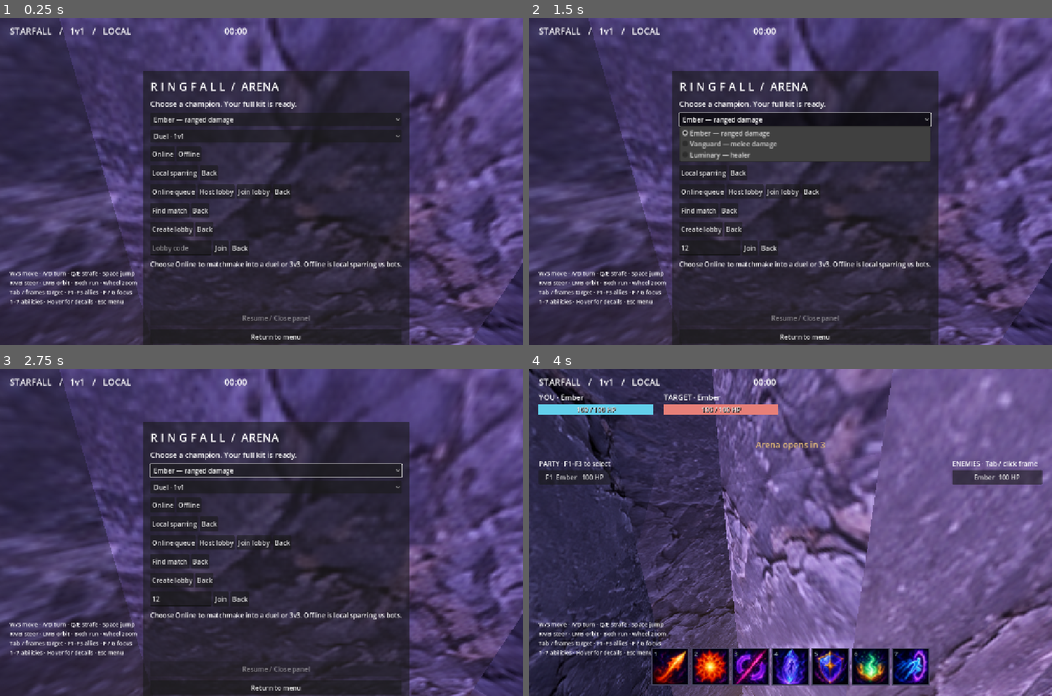
Above: before the commit, frames 1-4 (two rows, left to right).
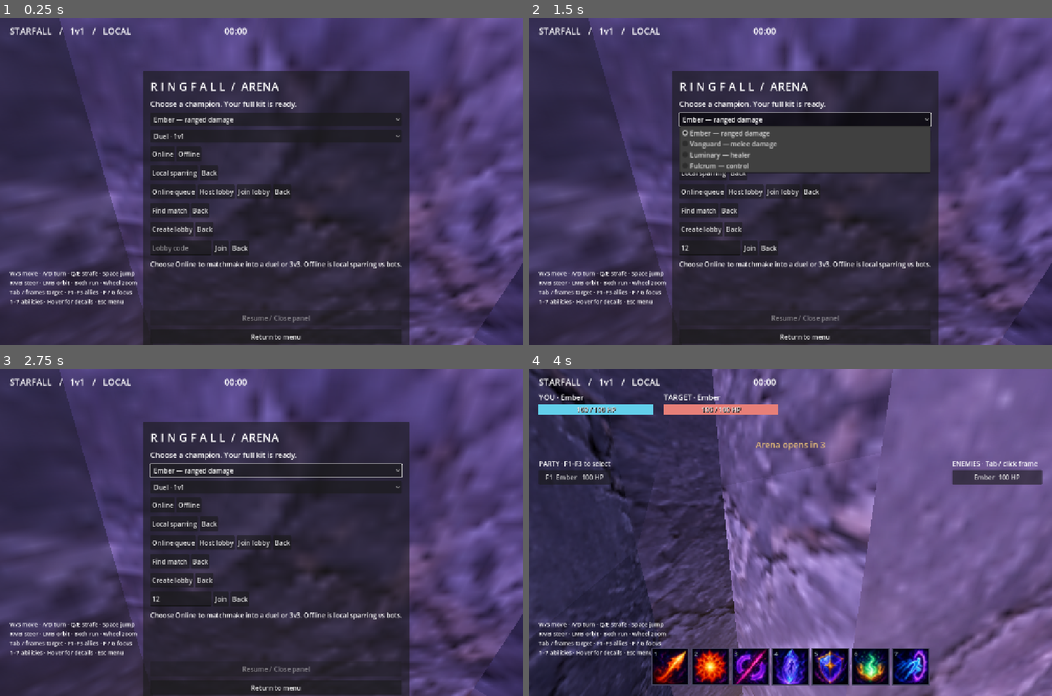
Above: after the commit, the same moments.

Repository: mrwells99/starfall
Game: Godot game, scene res://arena.tscn
Two runs of this game, one before a commit and one after it. Both use one fixed random seed, a clock stepped at 60 frames per second and the inputs below.
Inputs (mouse positions are in pixels of both pictures, inside the frame that each line leads up to):
- Up to frame 1 (0.25 s): no input
- Up to frame 2 (1.5 s): click (712, 246) at 0.52 s; type "12" at 0.6 s; click "Ember — ranged damage" at 1.25 s
- Up to frame 3 (2.75 s): click "Duel · 1v1" at 2 s
- Up to frame 4 (4 s): click "Offline" at 2.75 s; click "Local sparring" at 3.5 s

The runs differ from the first frame. In frame 1, 1.3% of the frame differs, in the area x 0-100%, y 0-100%; in frame 2, 2.1%; in frame 3, 1.3%; in frame 4, 2.5%.

Commit message:
Fulcrum, the cosmic sanctum map, and CI coverage for both
Fulcrum — a fourth champion, mid-range control. Six of its seven slots reuse
existing ability kinds with new numbers, so it inherits the balance skeleton
every champion shares and its identity rests on slot 7.

Tether (kind: "pull") drags the selected fighter 8m toward the caster and is
the only ability in the game that does not care which team the target is on.
On an enemy it is a peel and a kill setup; on an ally it is a save. It still
requires range, line of sight, facing and a target other than yourself, and it
deals no damage. Implementation is charge run backwards — the server already
sweeps an actor toward a point with collision and a stopping radius, so the
same helper moves the victim instead of the caster.

Being pulled deliberately does not cancel a cast. Interrupting is Horizon's
job, and stacking both onto one ability would make Tether the only button
worth pressing.

Kits.NAMES grew and the server validates champion choice against it, so
VERSION is 0.3.0 and older clients are refused.

Fulcrum has no icons and no dedicated model yet. texture_for() returns null for
unknown names and the hotbar falls back to the ability name; champion_model
produces a generic silhouette. The art suite now asserts that fallback
explicitly rather than demanding every ability be illustrated — a champion
awaiting art is a legitimate state, and the fallback path was previously only
covered by one synthetic check.

Map (parallel agent session): the cosmic sanctum — new arena geometry, layout,
sky shaders and environment texture, with tests/map_test.gd. Verified bot
pathing and line of sight survive the new geometry before shipping.

sanctum_slate.png downscaled 1254px to 512px, 3.1 MB to 509 KB, before it
reached a remote — the same oversized-texture trap as the ability icons, caught
in the same window. The floor is a tiled organic pattern and shows no
difference at play distance.

CI now runs the ability art and map suites. Both need a real window like
ui_test and neither was running there: 148 checks nothing was enforcing.

Combat 57/57, UI 87/87, art 91/91, map 57/57, and all four network suites.

Co-Authored-By: Claude Opus 5 <noreply@anthropic.com>

Diff:
--- a/scripts/arena.gd
+++ b/scripts/arena.gd
@@ -254,7 +254,7 @@
 	add_label(stack, "R I N G F A L L  /  ARENA", 28)
 	result_text = add_label(stack, "Choose a champion. Your full kit is ready.", 18)
 	champion_choice = OptionButton.new()
-	for title in ["Ember — ranged damage", "Vanguard — melee damage", "Luminary — healer"]:
+	for title in ["Ember — ranged damage", "Vanguard — melee damage", "Luminary — healer", "Fulcrum — control"]:
 		champion_choice.add_item(title)
 	stack.add_child(champion_choice)
 	mode_choice = OptionButton.new()
@@ -999,7 +999,13 @@
 	var victim = actors[victim_id]
 	var spell: Dictionary = actor.kit[slot]
 	var friendly: bool = spell.kind in ["heal", "ally_shield", "dispel", "shield", "self_heal", "blink", "sprint"]
-	if (victim.team == actor.team) != friendly:
+	# A pull is aimed at whoever is selected, ally or enemy — the only ability
+	# that does not care which side the target is on. It still needs range,
+	# line of sight and facing, because it is an aimed ability either way.
+	if spell.kind == "pull":
+		if victim == actor:
+			return "Select another fighter"
+	elif (victim.team == actor.team) != friendly:
 		return "Select an ally" if friendly else "Select an enemy"
 	if victim == actor:
 		return ""
@@ -1125,6 +1131,15 @@
 		"sprint":
 			actor.sprint = spell.power
 			combat_event(actor.actor_id, actor.actor_id, "GRACE", Color("97edb1"))
+		"pull":
+			# Charge's arithmetic, applied to the target instead of the caster.
+			# Stops 2m short so nobody ends up standing inside anyone.
+			var pull_offset: Vector3 = actor.position - victim.position
+			pull_offset.y = 0
+			var travel := minf(float(spell.power), maxf(0.0, pull_offset.length() - 2.0))
+			if travel > 0.0:
+				move_ability(victim, pull_offset.normalized() * travel)
+			combat_event(actor.actor_id, victim.actor_id, "TETHER", Color("c9a0ff"))
 
 func move_ability(actor, motion: Vector3) -> void:
 	# Sweep the character capsule: mobility cannot cross pillars or walls.
--- a/scripts/config.gd
+++ b/scripts/config.gd
@@ -6,7 +6,7 @@
 #
 # Duel and Team run as SEPARATE dedicated server processes on the same droplet,
 # each bound to its own port. Clients pick a port based on the matchmaking mode.
-const VERSION := "0.2.0"
+const VERSION := "0.3.0"
 const SERVER_ADDRESS := "play.leafmods.com"
 const DUEL_PORT := 27840
 const TEAM_PORT := 27841
--- a/scripts/kits.gd
+++ b/scripts/kits.gd
@@ -1,6 +1,6 @@
 extends RefCounted
 
-const NAMES = ["Ember", "Vanguard", "Luminary"]
+const NAMES = ["Ember", "Vanguard", "Luminary", "Fulcrum"]
 
 static func spell(title: String, kind: String, power: float, reach: float, cast: float, cd: float, off: bool = false) -> Dictionary:
 	return {"name": title, "kind": kind, "power": power, "range": reach, "cast": cast, "cd": cd, "off": off}
@@ -22,6 +22,13 @@
 		kit[3] = spell("Bash", "control", 3, 3.5, 0, 16)
 		kit[4] = spell("Iron Skin", "shield", 5, 0, 0, 22, true)
 		kit[6] = spell("Charge", "charge", 6, 22, 0, 12, true)
+	elif champion == "Fulcrum":
+		kit[0] = spell("Collapse", "damage", 14, 24, 1.3, 0)
+		kit[1] = spell("Tidal Force", "damage", 20, 20, 0, 7)
+		kit[2] = spell("Horizon", "interrupt", 4, 22, 0, 12, true)
+		kit[3] = spell("Anchor", "control", 3.5, 18, 0.6, 16)
+		kit[4] = spell("Umbra", "shield", 5, 0, 0, 22, true)
+		kit[6] = spell("Tether", "pull", 8, 22, 0, 14, true)
 	elif champion == "Luminary":
 		kit[0] = spell("Smite", "damage", 10, 28, 1.5, 0)
 		kit[1] = spell("Renewal", "heal", 18, 28, 0, 7)
@@ -52,6 +59,8 @@
 			return "An ally or you takes 60%% less damage for %s seconds." % ability.power
 		"dispel":
 			return "Remove a stun from an ally or yourself."
+		"pull":
+			return "Drag your target up to %s meters toward you. Works on an enemy or an ally." % ability.power
 		"blink":
 			return "Move up to %s meters in the direction you face." % ability.power
 		"charge":
--- a/tests/ability_art_test.gd
+++ b/tests/ability_art_test.gd
@@ -58,7 +58,16 @@
 		arena.update_visuals(0)
 		for slot in range(7):
 			var tex: Texture2D = arena.ability_images[slot].texture
-			check(tex != null and tex.get_width() <= 256, champion + " has optimized art: " + actor.kit[slot].name)
+			# A champion may legitimately be awaiting art. Assert the two states
+			# precisely instead of demanding every ability be illustrated:
+			# illustrated abilities show an optimized texture, and unillustrated
+			# ones must fall back to the ability name rather than an empty slot.
+			if arena.AbilityArt.PATHS.has(actor.kit[slot].name):
+				check(tex != null and tex.get_width() <= 256,
+					champion + " has optimized art: " + actor.kit[slot].name)
+			else:
+				check(tex == null and arena.ability_buttons[slot].text == actor.kit[slot].name,
+					champion + " falls back to text: " + actor.kit[slot].name)
 		await RenderingServer.frame_post_draw
 		root.get_texture().get_image().save_png("res://artifacts/" + champion.to_lower() + "-hotbar.png")
 	check(arena.AbilityArt.texture_for("Future ability") == null, "Unknown ability safely falls back")
--- a/tests/combat_test.gd
+++ b/tests/combat_test.gd
@@ -167,5 +167,49 @@
 	arena.phase = "results"
 	arena.receive_snapshot(arena.epoch, 11, packed, "match", 13.0, 0.0)
 	check(arena.phase == "results" and arena.elapsed == 12, "Delayed snapshots cannot undo match result")
+	# --- Fulcrum: Tether is the only ability that targets either side ---------
+	await reset("Fulcrum", 3)
+	var grip = arena.actors[1]
+	var foe_target = null
+	var ally_target = null
+	for a in arena.actors.values():
+		if a.actor_id == 1:
+			continue
+		if a.team != grip.team and foe_target == null:
+			foe_target = a
+		elif a.team == grip.team and ally_target == null:
+			ally_target = a
+	check(grip.kit[6].name == "Tether" and grip.kit[6].off, "Tether is off the global cooldown")
+	grip.position = Vector3(0, grip.position.y, 0)
+
+	# Enemy: dragged toward the caster, stopping short rather than overlapping.
+	foe_target.position = grip.position + Vector3(0, 0, -14)
+	grip.look_at(Vector3(foe_target.position.x, grip.position.y, foe_target.position.z), Vector3.UP)
+	await settle()
+	var caster_before: Vector3 = grip.position
+	check(arena.try_spell(1, 6, foe_target.actor_id), "Tether accepts an enemy target")
+	await settle()
+	var after_enemy: float = grip.position.distance_to(foe_target.position)
+	check(after_enemy < 9.0, "Tether drags an enemy toward the caster")
+	check(after_enemy > 1.0, "Tether stops short instead of overlapping the caster")
+	check(grip.position.distance_to(caster_before) < 0.5, "Tether moves the target, not the caster")
+	check(foe_target.hp == 100, "Tether deals no damage")
+
+	# Ally: the same ability, used as a save.
+	grip.cooldowns[6] = 0
+	ally_target.position = grip.position + Vector3(0, 0, -13)
+	grip.look_at(Vector3(ally_target.position.x, grip.position.y, ally_target.position.z), Vector3.UP)
+	await settle()
+	check(arena.try_spell(1, 6, ally_target.actor_id), "Tether accepts an ally target")
+	await settle()
+	check(grip.position.distance_to(ally_target.position) < 9.0, "Tether pulls an ally out of danger")
+
+	grip.cooldowns[6] = 0
+	check(not arena.try_spell(1, 6, 1), "Tether cannot target the caster")
+	grip.cooldowns[6] = 0
+	foe_target.position = grip.position + Vector3(0, 0, -60)
+	await settle()
+	check(not arena.try_spell(1, 6, foe_target.actor_id), "Tether respects its range")
+
 	print("Combat checks: %d passed / %d total" % [checks - failures, checks])
 	quit(1 if failures else 0)
Binary file changed: artifacts/ember-hotbar.png
Binary file changed: artifacts/ember-icons-cooldowns.png
Binary file changed: artifacts/ember-icons-ready.png
Binary file added: artifacts/fulcrum-hotbar.png
Binary file changed: artifacts/luminary-hotbar.png
Binary file changed: artifacts/tooltip-short.png
Binary file changed: artifacts/vanguard-hotbar.png
Binary file changed: assets/environment/sanctum_slate.png
Not shown, changed: .github/workflows/deploy.yml
Not shown, changed: README.md
Not shown, changed: docs/ART_DIRECTION.md
Not shown, changed: docs/CONTEXT.md
(and 2 more such lines)
